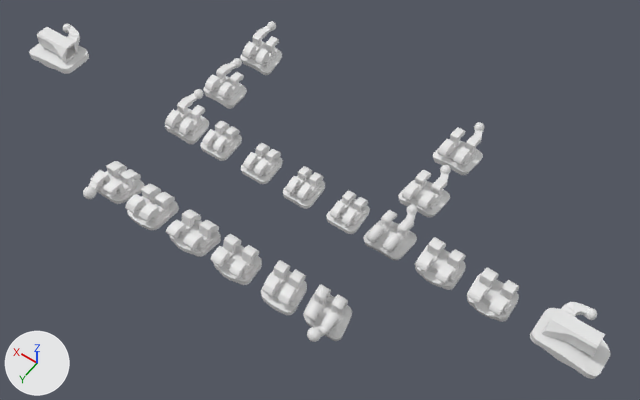
An edit to the Blender file data/odc_bracket_library.blend, drawn before and after from the same camera.
Before and after are seen from a camera (50 mm lens) standing at (-33.9, 41.5, 65.1) and looking at (-3.8, -0.7, -1.2). Every picture has the same lights, and +X, +Y and +Z are marked at lower left.

Objects in the first picture: 'LL6_7dofset', 'LR3_tip4_tq-6', 'LR3_tip4_tq0', 'LR4_tip2_tq12', 'LR5_tip2_tq17', 'LR6_7dofset', 'UL1_tip5_tq12', 'UL2_tip9_tq10', 'UL3_tip11_tq0', 'UR1_tip5_tq12', 'UR2_tip9_tq10', 'UR3_tip11_tq0'.
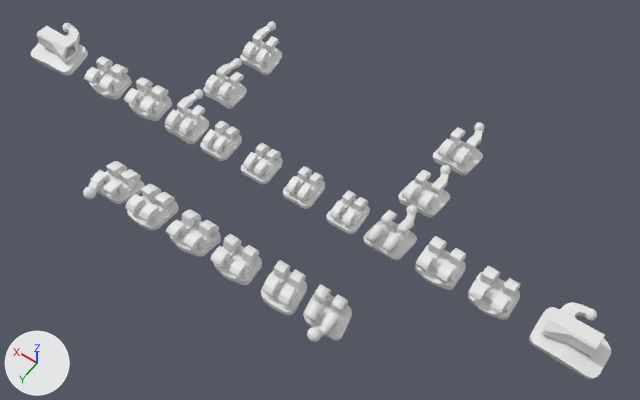
Boxes (x1, y1, x2, y2) around the edits, measured in the pictures (640 x 400 px; the box of a moved part takes in the faces that stretch with it):
'LR6_7dofset', reshaped, moved: before (530, 302, 610, 379); after (529, 302, 611, 379)
'LL6_7dofset', reshaped, moved: before (29, 23, 89, 74); after (31, 23, 88, 75)
'LR5_tip2_tq17', moved: before (467, 267, 519, 322); after (468, 266, 521, 320)
'LL4_tip2_tq12', added: after (124, 77, 172, 121)
'LL5_tip2_tq17', added: after (84, 57, 132, 100)
part 1 of me_cube_012, moved or reshaped: before (530, 308, 610, 379); after (529, 307, 611, 379)
part 2 of me_cube_001, moved or reshaped: before (29, 44, 89, 74); after (31, 43, 88, 75)

The change, as a diff of the scene's bpy script:
```diff
--- a/data/odc_bracket_library.blend.py
+++ b/data/odc_bracket_library.blend.py
@@ me_cube_012 @@
 me_cube_012.from_pydata(...)  # 285 vertices, 251 faces; spans x -3.08..3.21, y -2.45..2.06, z -0.93..2.25
 # used by ob_lr6_7dofset; location = (-29.93, -0.05, 0.17)
+# me_cube_012 part 1: the loose piece of 93 vertices spanning x -3.08..3.21, y -1.63..2.06, z -0.93..0.47 is turned -15 degrees about the x axis through its middle, then moved by (0.0, -0.05, 0.0)
@@ me_cube_001 @@
 me_cube_001.from_pydata(...)  # 285 vertices, 251 faces; spans x -3.28..3.01, y -2.5..2.0, z -0.94..2.24
 # used by ob_ll6_7dofset; location = (30.0, 0.0, 0.18)
+# me_cube_001 part 2: the loose piece of 93 vertices spanning x -3.28..3.01, y -1.68..2.0, z -0.94..0.47 is turned -15 degrees about the x axis through its middle, then moved by (0.0, -0.05, 0.0)
@@ me_cube_000 @@
+me_cube_000.from_pydata(...)  # 274 vertices, 183 faces; spans x -2.04..1.98, y -1.45..2.0, z -0.47..2.34
@@ me_cube_002 @@
+me_cube_002.from_pydata(...)  # 274 vertices, 183 faces; spans x -2.05..1.97, y -1.56..1.88, z -0.33..2.34
@@ ob_lr5_tip2_tq17 @@
 ob_lr5_tip2_tq17 = bpy.data.objects.new('LR5_tip2_tq17', me_cube_013)
-ob_lr5_tip2_tq17.location = (-22.4, 0.23, -0.29)
+ob_lr5_tip2_tq17.location = (-22.4, 0.0, -0.29)
@@ ob_lr6_7dofset @@
 ob_lr6_7dofset = bpy.data.objects.new('LR6_7dofset', me_cube_012)
-ob_lr6_7dofset.location = (-29.93, -0.05, 0.17)
+ob_lr6_7dofset.location = (-29.93, 0.0, 0.17)
@@ ob_ll6_7dofset @@
 ob_ll6_7dofset = bpy.data.objects.new('LL6_7dofset', me_cube_001)
-ob_ll6_7dofset.location = (30.0, 0.0, 0.18)
+ob_ll6_7dofset.location = (30.0, 0.0, 0.29)
@@ ob_ll5_tip2_tq17 @@
+ob_ll5_tip2_tq17 = bpy.data.objects.new('LL5_tip2_tq17', me_cube_000)
+ob_ll5_tip2_tq17.location = (22.49, 0.0, -0.26)
@@ ob_ll4_tip2_tq12 @@
+ob_ll4_tip2_tq12 = bpy.data.objects.new('LL4_tip2_tq12', me_cube_002)
+ob_ll4_tip2_tq12.location = (17.07, 0.0, -0.26)
```
